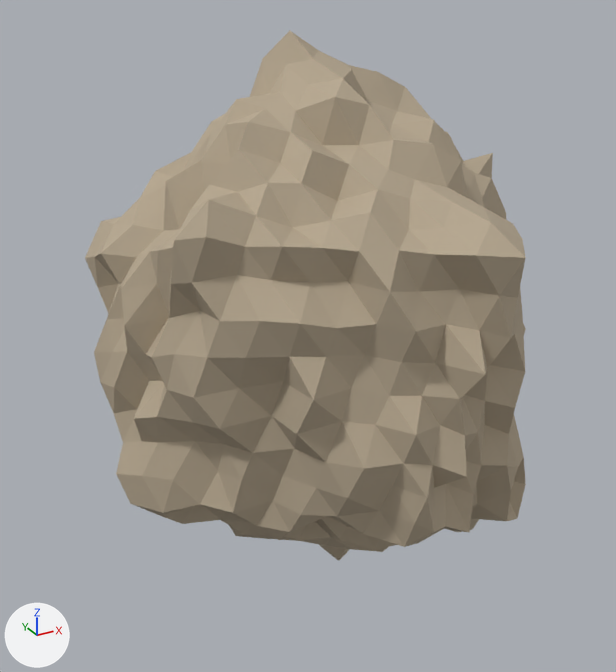
Two versions of the FBX model blender_assets/export/temple/SM_Debris_B.fbx, one commit apart.
The view is the same before and after, from a 50 mm camera at (-0.639, -1.092, 0.894) aimed at (-0.023, 0.028, 0.335). Every picture has the same lights, and +X, +Y and +Z are marked at lower left. The picture after the commit comes second.

In view in the first picture: 'SM_Debris_B'.
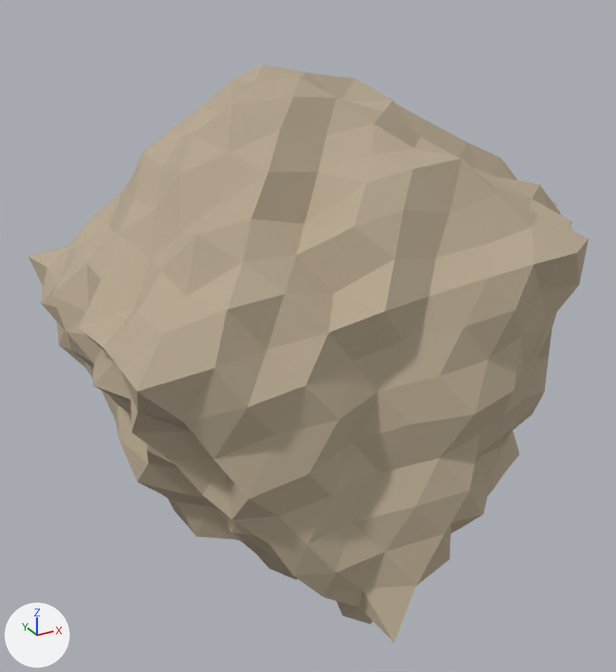
Where the change shows, as pixel boxes [x1, y1, x2, y2] in the pictures (616 x 672 px; the box of a moved part takes in the faces that stretch with it):
```json
{"object": "SM_Debris_B", "change": "reshaped, shading changed", "before": [85, 31, 526, 561], "after": [28, 64, 588, 642], "on screen": "27% wider, 9% taller"}
{"part": 1, "of": "me_icosphere_002", "change": "moved or reshaped", "before": [85, 31, 526, 561], "after": [28, 64, 588, 642]}
```

Edits to the scene script, one JSON object a line:
```json
{"block": "me_icosphere_002", "where": "# used by ob_sm_debris_b; location = (0.0, 0.0, 0.0)"}
{"op": "remove", "block": "me_icosphere_002", "code": "me_icosphere_002.from_pydata(...)  # 642 vertices, 1280 faces; spans x -0.346..0.384, y -0.342..0.281, z -0.121..0.803"}
{"op": "add", "block": "me_icosphere_002", "code": "me_icosphere_002.from_pydata(...)  # 642 vertices, 1280 faces; spans x -0.416..0.454, y -0.404..0.396, z -0.171..0.759"}
{"block": "me_icosphere_002", "change": "me_icosphere_002 part 1: 642 of 642 vertices moved; they spanned x -0.346..0.384, y -0.342..0.281, z -0.121..0.803 and now span x -0.416..0.454, y -0.404..0.396, z -0.171..0.759; mean shift (0.0, -0.008, -0.022)"}
{"block": "me_icosphere_002", "change": "me_icosphere_002 part 2: its shading normals changed"}
```
